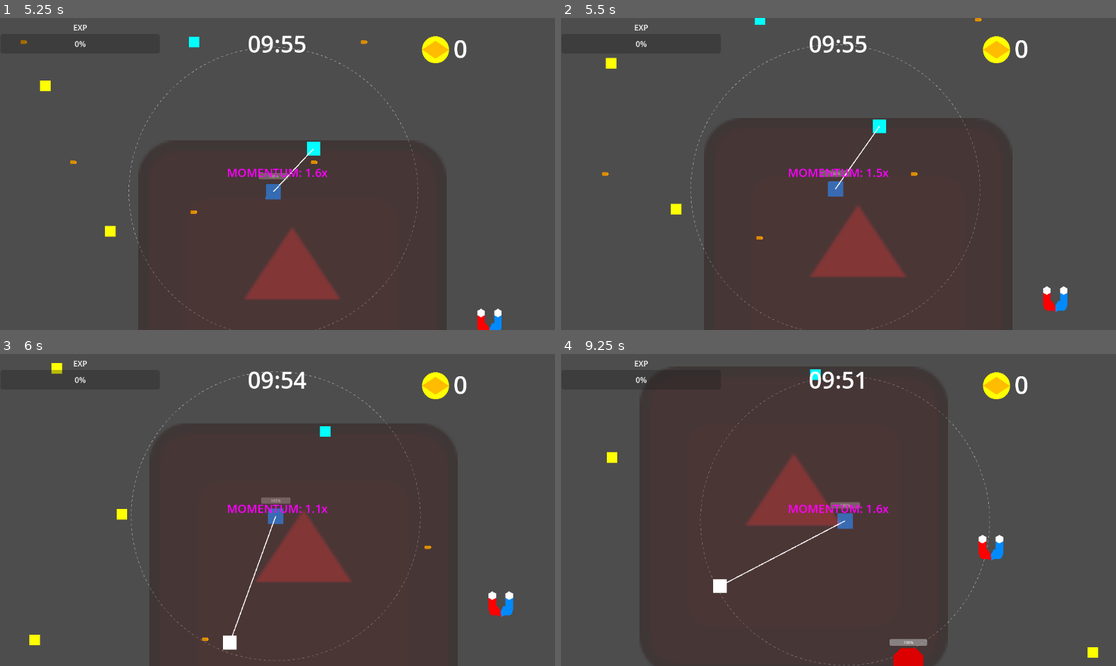
Above: before the commit, frames 1-4 (two rows, left to right).
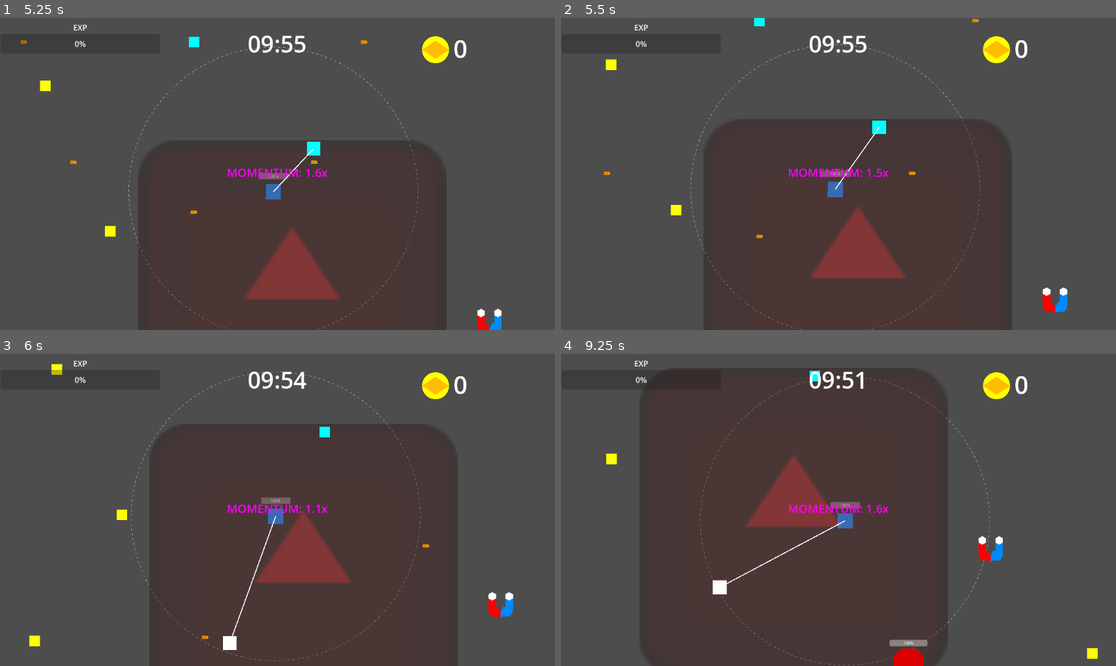
Above: after the commit, the same moments.

Repository: MusTea200/AFKMonsters
Game: Godot game, scene res://MainMenu.tscn
Two runs of this game, one before a commit and one after it. Both use one fixed random seed, a clock stepped at 60 frames per second and the inputs below. The engine's default icon, where the game draws it, is replaced by a stand-in: a white triangle on a blue panel in a dark square.
Inputs (mouse positions are in pixels of both pictures, inside the frame that each line leads up to):
- Up to frame 1 (5.25 s): click "Play" at 0.5 s; tap Enter (ui_accept) at 1.25, 1.52, 1.82, 4.52, 4.82 s; move the mouse to (249, 236) at 1.27 s; hold Up (ui_up) 1.28-2 s; tap Space at 1.35, 2.85, 4.35 s; click (249, 236) at 1.42 s; drag from (444, 220) to (155, 223) at 2.02 s; move the mouse to (111, 127) at 2.77 s; hold Left (ui_left) 2.78-3.5 s; click (111, 127) at 2.92 s; drag from (305, 174) to (527, 180) at 3.52 s; move the mouse to (194, 96) at 4.27 s; hold Down (ui_down) 4.28-5 s; click (194, 96) at 4.42 s; drag from (399, 158) to (188, 186) at 5.02 s
- Up to frame 2 (5.5 s): no input
- Up to frame 3 (6 s): move the mouse to (166, 525) at 5.77 s; hold Up (ui_up) from 5.78 s (still down); tap Space at 5.85 s; click (166, 525) at 5.92 s
- Up to frame 4 (9.25 s): release Up (ui_up) at 6.5 s; drag from (894, 441) to (727, 525) at 6.52 s; move the mouse to (810, 572) at 7.27 s; hold Right (ui_right) 7.28-8 s; tap Space at 7.35, 8.85 s; click (810, 572) at 7.42 s; tap Enter (ui_accept) at 7.52, 7.82 s; drag from (1005, 556) to (877, 544) at 8.02 s; move the mouse to (672, 463) at 8.77 s; hold Down (ui_down) from 8.78 s (still down); click (672, 463) at 8.92 s

Frame 1 is identical in both runs. In frame 2, 0.4% of the frame differs, in the area x 7-92%, y 0-100%; in frame 3, 0.2%; in frame 4, 0.5%, in the area x 8-97%, y 4-100%.

Commit message:
fix: restore auto-aim functionality using godot groups and inject combat juice
Co-authored-by: MusTea200 <172600404+MusTea200@users.noreply.github.com>

Diff:
--- a/godot_project/CombatComponent.gd
+++ b/godot_project/CombatComponent.gd
@@ -37,6 +37,7 @@
 func update_fire_rate() -> void:
 	if is_instance_valid(shoot_timer):
 		shoot_timer.wait_time = 1.0 / atis_hizi
+		shoot_timer.autostart = true
 		shoot_timer.start()
 
 func take_damage(amount: float) -> void:
@@ -60,6 +61,9 @@
 		player.economy_comp.finalize_run()
 
 func process_combat(delta: float) -> void:
+
+	if is_instance_valid(shoot_timer) and shoot_timer.is_stopped():
+		shoot_timer.start()
 	_update_combo(delta)
 
 	# Health Regen
@@ -146,15 +150,16 @@
 	var final_base_dir = Vector2.ZERO
 
 	if manual_aim_dir != Vector2.ZERO:
-		# Manual aim overrides closest enemy
 		final_base_dir = manual_aim_dir
 	else:
-		# Auto-aim if no manual input
+		# Auto-aim using groups
 		var closest_enemy = null
 		var closest_dist = INF
 
-		for child in scene_root.get_children():
-			if child is Node2D and child.has_method("take_damage") and child.name.find("Enemy") != -1:
+		# Sadece enemies grubunu tarayarak inanilmaz bir performans ve kesinlik elde ediyoruz
+		var enemies = get_tree().get_nodes_in_group("enemies")
+		for child in enemies:
+			if is_instance_valid(child) and child.has_method("take_damage"):
 				var dist = player.global_position.distance_to(child.global_position)
 				if dist < 1500.0: # Range limit
 					if dist < closest_dist:
@@ -178,7 +183,32 @@
 			var bullet = player.bullet_scene.instantiate()
 			bullet.global_position = player.global_position
 			bullet.direction = final_dir
-			# Apply combo and momentum
 			bullet.damage = mermi_hasari * combo_multiplier * momentum_mult
 			bullet.pierce_count = delip_gecme
 			scene_root.add_child(bullet)
+
+		# Yaratıcı Oyun Alanı: Recoil (Geri Tepme) ve Muzzle Flash
+		_apply_recoil_and_juice()
+
+func _apply_recoil_and_juice() -> void:
+	# Recoil Animation on Player
+	if is_instance_valid(player):
+		var tween = player.create_tween()
+		tween.tween_property(player, "scale", Vector2(1.15, 0.85), 0.05)
+		tween.tween_property(player, "scale", Vector2.ONE, 0.1).set_trans(Tween.TRANS_BOUNCE)
+
+	# Muzzle Flash (Siber Namlu Parlaması)
+	var flash = ColorRect.new()
+	flash.color = Color(0, 1, 1, 0.8) # Neon Cyan
+	flash.size = Vector2(2000, 2000)
+	flash.position = -flash.size / 2
+	flash.mouse_filter = Control.MOUSE_FILTER_IGNORE
+
+	var canvas = CanvasLayer.new()
+	canvas.layer = -1 # Background flash
+	canvas.add_child(flash)
+	get_tree().current_scene.add_child(canvas)
+
+	var f_tween = create_tween()
+	f_tween.tween_property(flash, "color:a", 0.0, 0.1)
+	f_tween.tween_callback(canvas.queue_free)
--- a/godot_project/Enemy.gd
+++ b/godot_project/Enemy.gd
@@ -29,6 +29,7 @@
 
 
 func _ready() -> void:
+	add_to_group("enemies")
 	audio_player = AudioStreamPlayer2D.new()
 	add_child(audio_player)
 	current_health = max_health
@@ -154,6 +155,7 @@
 		return # Immune while ghosting
 
 	current_health -= amount
+	HitstopManager.hitstop(0.02, 0.2)
 	_show_floating_damage(amount)
 
 	# Knockback
Not shown, changed: MEMORY.md
